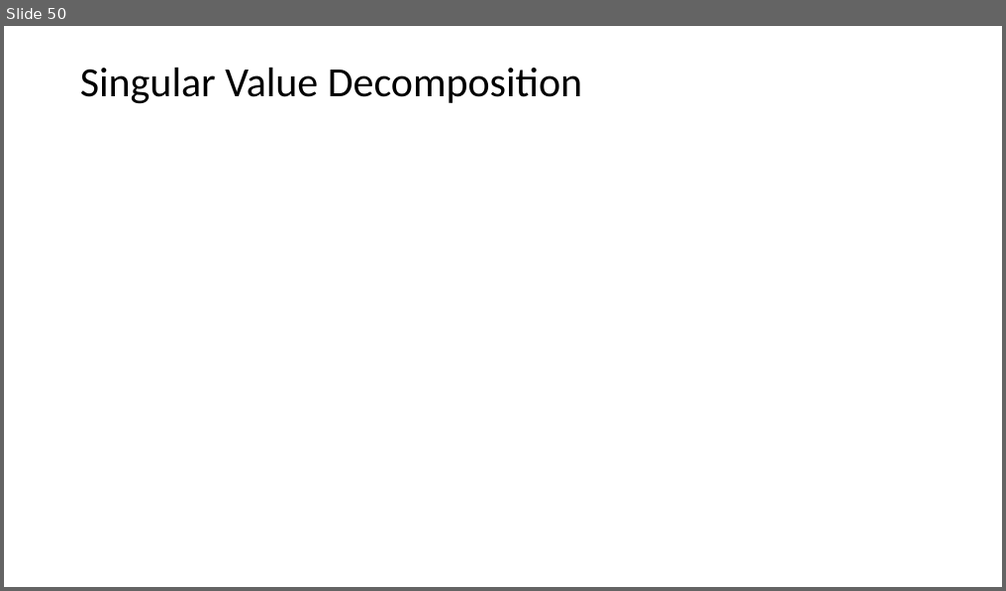
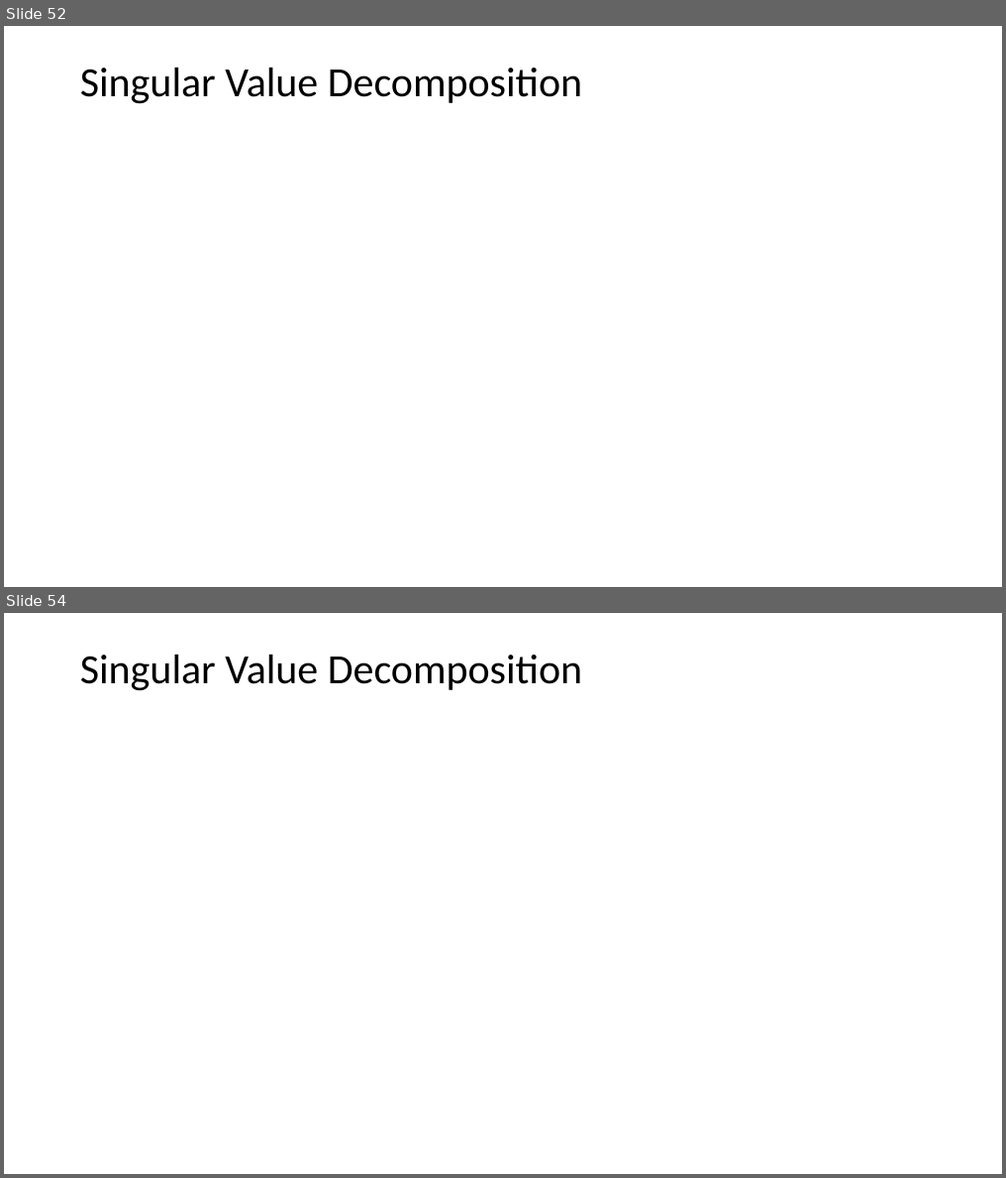
Before and after one commit to StephenElston/CSCI-E25, a slide deck: SuplementaryMaterial/ReviewOfLinearAlgebra.pptx. Shown one above the other, each under a label of ours: slide 50 before the commit, slides 52 and 54 after it; the slides between them are not shown. The pictures are 1006x591 and 1006x1178 pixels, drawn with LibreOffice and Linux fonts; fonts in the diff are those of the drawing; grey boxes stand for pictures. Boxes give left, top, right and bottom in pixels: in the first picture for what was removed or moved away, otherwise in the second. Text is boxed around its words. In the diff, an @@ line names an element or a change of style, - is before the commit and + after.

```diff
--- a/SuplementaryMaterial/ReviewOfLinearAlgebra.pptx
+++ b/SuplementaryMaterial/ReviewOfLinearAlgebra.pptx
@@ slide 54 added at (x1=4, y1=613, x2=1002, y2=1174), background #FFFFFF @@
@@ title added at (x1=80, y1=655, x2=582, y2=691), 40 pt, text #000000 @@
+Singular Value Decomposition
@@ what was slide 50 is now slide 52 @@
```
Also in this commit, not shown: 4 other slides added.
